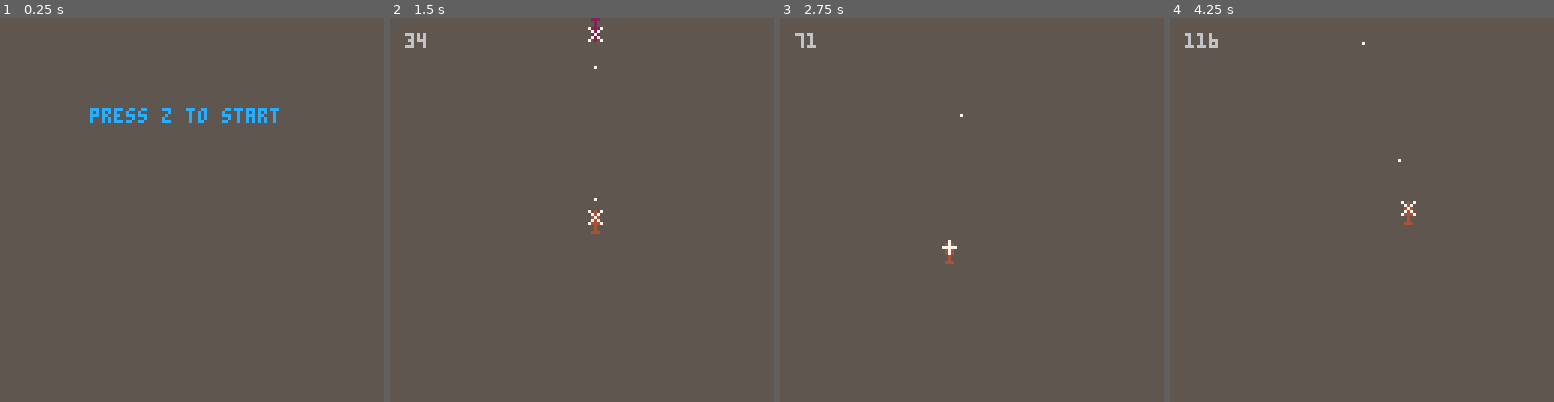
Above: before the commit, frames 1-4 (left to right).
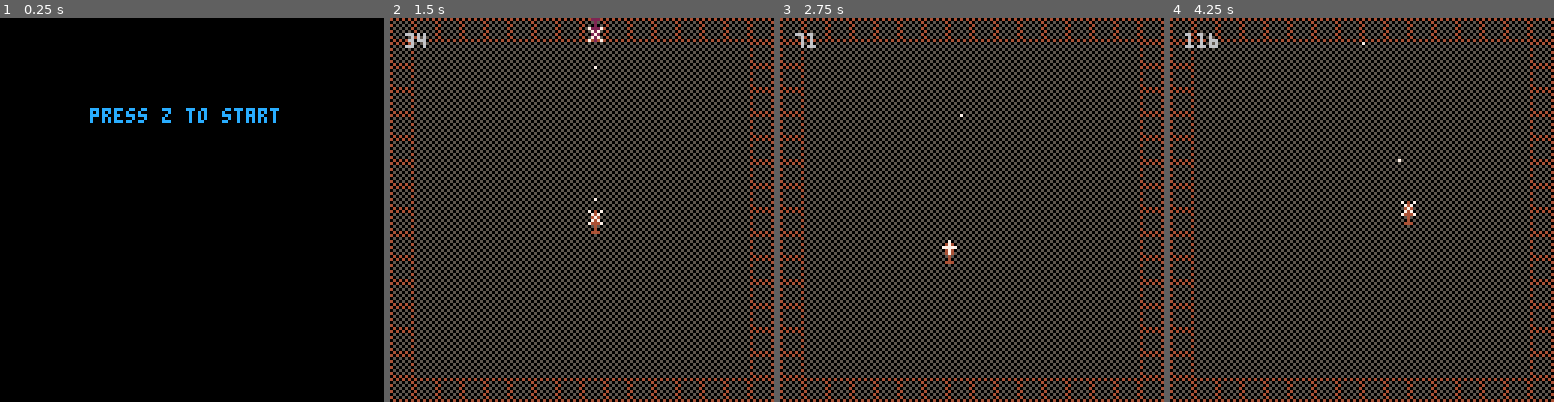
Above: after the commit, the same moments.

Repository: zothynine/heli
Game: PICO-8 cartridge heli.p8
The game is run twice, just before and just after one commit, with the same random seed, the same clock (stepped at 60 frames per second) and the same inputs.
Inputs:
- Up to frame 1 (0.25 s): no input
- Up to frame 2 (1.5 s): tap O (Z key) at 0.33, 0.7, 1.43 s
- Up to frame 3 (2.75 s): hold Left 1.97-2.37 s; tap O (Z key) at 2.22 s; hold Down from 2.42 s (still down)
- Up to frame 4 (4.25 s): release Down at 2.82 s; hold Right 2.87-3.53 s; tap O (Z key) at 3.1, 3.98 s; hold Up 3.58-4.08 s; hold Right from 4.13 s (still down)

The runs differ from the first frame. In frame 1, 99% of the frame differs, in the area x 0-100%, y 0-100%; in frame 2, 55%; in frame 3, 55%; in frame 4, 55%.

Commit message:
Draw a map and use camera

Diff:
--- a/heli.p8
+++ b/heli.p8
@@ -1,7 +1,9 @@
 pico-8 cartridge // http://www.pico-8.com
 version 8
 __lua__
-timer = 0;
+timer = 0
+camx = 0
+camy = 0
 
 heli = {
 	x = 64,
@@ -27,13 +29,14 @@
 end
 
 function draw_start()
-	rectfill(0,0,127,127,5)
+    cls()
 	print("press z to start",30,30,12)
 end
 
 --game
 function start_game()
 	cls()
+    camera()
 	sfx(1,1)
 	music(0,100,2)
 	heli.x = 64
@@ -79,7 +82,10 @@
 end
 
 function draw_game()
-	rectfill(0,0,127,127,5)
+	--rectfill(0,0,127,127,5)
+    cls()
+    camera()
+    map(0,0,0,0,16,16)
 	print(timer,5,5,6)
 	heli:animate()
 	spr(heli.sprite, heli.x, heli.y)
@@ -165,14 +171,14 @@
 _draw = draw_start
 end
 __gfx__
-00007000007040700007000000000000000000000000000000000000000000000000000000000000000000000000000000000000000000000000000000000000
-00047400000747000000000000000000000000000000000000000000000000000000000000000000000000000000000000000000000000000000000000000000
-00777770000474000000000000000000000000000000000000000000000000000000000000000000000000000000000000000000000000000000000000000000
-00047400000747000000000000000000000000000000000000000000000000000000000000000000000000000000000000000000000000000000000000000000
-00047400007444700000000000000000000000000000000000000000000000000000000000000000000000000000000000000000000000000000000000000000
-00004000000040000000000000000000000000000000000000000000000000000000000000000000000000000000000000000000000000000000000000000000
-00004000000040000000000000000000000000000000000000000000000000000000000000000000000000000000000000000000000000000000000000000000
-00044400000444000000000000000000000000000000000000000000000000000000000000000000000000000000000000000000000000000000000000000000
+00007000007040700007000050505050404040400000000000000000000000000000000000000000000000000000000000000000000000000000000000000000
+00047400000747000000000005050505050505040000000000000000000000000000000000000000000000000000000000000000000000000000000000000000
+00777770000474000000000050505050405050500000000000000000000000000000000000000000000000000000000000000000000000000000000000000000
+00047400000747000000000005050505050505040000000000000000000000000000000000000000000000000000000000000000000000000000000000000000
+00047400007444700000000050505050405050500000000000000000000000000000000000000000000000000000000000000000000000000000000000000000
+00004000000040000000000005050505050505040000000000000000000000000000000000000000000000000000000000000000000000000000000000000000
+00004000000040000000000050505050405050500000000000000000000000000000000000000000000000000000000000000000000000000000000000000000
+00044400000444000000000005050505040404040000000000000000000000000000000000000000000000000000000000000000000000000000000000000000
 00022200000222000000000000000000000000000000000000000000000000000000000000000000000000000000000000000000000000000000000000000000
 00002000000020000000000000000000000000000000000000000000000000000000000000000000000000000000000000000000000000000000000000000000
 00002000000020000000000000000000000000000000000000000000000000000000000000000000000000000000000000000000000000000000000000000000
@@ -297,165 +303,165 @@
 0000000000000000000000000000000000000000000000000000000000000000000000000000000000000000000000000000000000000000000000000000000000000000000000000000000000000000000000000000000000000000000000000000000000000000000000000000000000000000000000000000000000000000
 0000000000000000000000000000000000000000000000000000000000000000000000000000000000000000000000000000000000000000000000000000000000000000000000000000000000000000000000000000000000000000000000000000000000000000000000000000000000000000000000000000000000000000
 __map__
-0000000000000000000000000000000000000000000000000000000000000000000000000000000000000000000000000000000000000000000000000000000000000000000000000000000000000000000000000000000000000000000000000000000000000000000000000000000000000000000000000000000000000000
-0000000000000000000000000000000000000000000000000000000000000000000000000000000000000000000000000000000000000000000000000000000000000000000000000000000000000000000000000000000000000000000000000000000000000000000000000000000000000000000000000000000000000000
-0000000000000000000000000000000000000000000000000000000000000000000000000000000000000000000000000000000000000000000000000000000000000000000000000000000000000000000000000000000000000000000000000000000000000000000000000000000000000000000000000000000000000000
-0000000000000000000000000000000000000000000000000000000000000000000000000000000000000000000000000000000000000000000000000000000000000000000000000000000000000000000000000000000000000000000000000000000000000000000000000000000000000000000000000000000000000000
-0000000000000000000000000000000000000000000000000000000000000000000000000000000000000000000000000000000000000000000000000000000000000000000000000000000000000000000000000000000000000000000000000000000000000000000000000000000000000000000000000000000000000000
-0000000000000000000505050505050500000000000000000000000000000000000000000000000000000000000000000000000000000000000000000000000000000000000000000000000000000000000000000000000000000000000000000000000000000000000000000000000000000000000000000000000000000000
-0000000000000000000000000000000000000000000000000000000000000000000000000000000000000000000000000000000000000000000000000000000000000000000000000000000000000000000000000000000000000000000000000000000000000000000000000000000000000000000000000000000000000000
-0505050505050505050000000000000000000000000000000000000000000000000000000000000000000000000000000000000000000000000000000000000000000000000000000000000000000000000000000000000000000000000000000000000000000000000000000000000000000000000000000000000000000000
-0000000000000000000000000000000000000000000000000000000000000000000000000000000000000000000000000000000000000000000000000000000000000000000000000000000000000000000000000000000000000000000000000000000000000000000000000000000000000000000000000000000000000000
-0000000000000000000000000000000000000000000000000000000000000000000000000000000000000000000000000000000000000000000000000000000000000000000000000000000000000000000000000000000000000000000000000000000000000000000000000000000000000000000000000000000000000000
-0000000000000000000000000000000000000000000000000000000000000000000000000000000000000000000000000000000000000000000000000000000000000000000000000000000000000000000000000000000000000000000000000000000000000000000000000000000000000000000000000000000000000000
-0000000000000000000000000000000000000000000000000000000000000000000000000000000000000000000000000000000000000000000000000000000000000000000000000000000000000000000000000000000000000000000000000000000000000000000000000000000000000000000000000000000000000000
-0000000000000000000000000000000000000000000000000000000000000000000000000000000000000000000000000000000000000000000000000000000000000000000000000000000000000000000000000000000000000000000000000000000000000000000000000000000000000000000000000000000000000000
-0000000000000000000000000000000000000000000000000000000000000000000000000000000000000000000000000000000000000000000000000000000000000000000000000000000000000000000000000000000000000000000000000000000000000000000000000000000000000000000000000000000000000000
-0000000000000000000000000000000000000000000000000000000000000000000000000000000000000000000000000000000000000000000000000000000000000000000000000000000000000000000000000000000000000000000000000000000000000000000000000000000000000000000000000000000000000000
-0000000000000000000000000000000000000000000000000000000000000000000000000000000000000000000000000000000000000000000000000000000000000000000000000000000000000000000000000000000000000000000000000000000000000000000000000000000000000000000000000000000000000000
-0000000000000000000000000000000000000000000000000000000000000000000000000000000000000000000000000000000000000000000000000000000000000000000000000000000000000000000000000000000000000000000000000000000000000000000000000000000000000000000000000000000000000000
-0000000000000000000000000000000000000000000000000000000000000000000000000000000000000000000000000000000000000000000000000000000000000000000000000000000000000000000000000000000000000000000000000000000000000000000000000000000000000000000000000000000000000000
-0000000000000000000000000000000000000000000000000000000000000000000000000000000000000000000000000000000000000000000000000000000000000000000000000000000000000000000000000000000000000000000000000000000000000000000000000000000000000000000000000000000000000000
-0000000000000000000000000000000000000000000000000000000000000000000000000000000000000000000000000000000000000000000000000000000000000000000000000000000000000000000000000000000000000000000000000000000000000000000000000000000000000000000000000000000000000000
-0000000000000000000000000000000000000000000000000000000000000000000000000000000000000000000000000000000000000000000000000000000000000000000000000000000000000000000000000000000000000000000000000000000000000000000000000000000000000000000000000000000000000000
-0000000000000000000000000000000000000000000000000000000000000000000000000000000000000000000000000000000000000000000000000000000000000000000000000000000000000000000000000000000000000000000000000000000000000000000000000000000000000000000000000000000000000000
-0000000000000000000000000000000000000000000000000000000000000000000000000000000000000000000000000000000000000000000000000000000000000000000000000000000000000000000000000000000000000000000000000000000000000000000000000000000000000000000000000000000000000000
-0000000000000000000000000000000000000000000000000000000000000000000000000000000000000000000000000000000000000000000000000000000000000000000000000000000000000000000000000000000000000000000000000000000000000000000000000000000000000000000000000000000000000000
-0000000000000000000000000000000000000000000000000000000000000000000000000000000000000000000000000000000000000000000000000000000000000000000000000000000000000000000000000000000000000000000000000000000000000000000000000000000000000000000000000000000000000000
-0000000000000000000000000000000000000000000000000000000000000000000000000000000000000000000000000000000000000000000000000000000000000000000000000000000000000000000000000000000000000000000000000000000000000000000000000000000000000000000000000000000000000000
-0000000000000000000000000000000000000000000000000000000000000000000000000000000000000000000000000000000000000000000000000000000000000000000000000000000000000000000000000000000000000000000000000000000000000000000000000000000000000000000000000000000000000000
-0000000000000000000000000000000000000000000000000000000000000000000000000000000000000000000000000000000000000000000000000000000000000000000000000000000000000000000000000000000000000000000000000000000000000000000000000000000000000000000000000000000000000000
-0000000000000000000000000000000000000000000000000000000000000000000000000000000000000000000000000000000000000000000000000000000000000000000000000000000000000000000000000000000000000000000000000000000000000000000000000000000000000000000000000000000000000000
-0000000000000000000000000000000000000000000000000000000000000000000000000000000000000000000000000000000000000000000000000000000000000000000000000000000000000000000000000000000000000000000000000000000000000000000000000000000000000000000000000000000000000000
-0000000000000000000000000000000000000000000000000000000000000000000000000000000000000000000000000000000000000000000000000000000000000000000000000000000000000000000000000000000000000000000000000000000000000000000000000000000000000000000000000000000000000000
-0000000000000000000000000000000000000000000000000000000000000000000000000000000000000000000000000000000000000000000000000000000000000000000000000000000000000000000000000000000000000000000000000000000000000000000000000000000000000000000000000000000000000000
-…(130 lines of a section not shown)…
+0404040404040404040404040404040412000000000000000000000000000000000000000000000000000000000000000000000000000000000000000000000000000000000000000000000000000000000000000000000000000000000000000000000000000000000000000000000000000000000000000000000000000000
+0403030303030303030303030303030412000000000000000000000000000000000000000000000000000000000000000000000000000000000000000000000000000000000000000000000000000000000000000000000000000000000000000000000000000000000000000000000000000000000000000000000000000000
+0403030303030303030303030303030412000000000000000000000000000000000000000000000000000000000000000000000000000000000000000000000000000000000000000000000000000000000000000000000000000000000000000000000000000000000000000000000000000000000000000000000000000000
+0403030303030303030303030303030412000000000000000000000000000000000000000000000000000000000000000000000000000000000000000000000000000000000000000000000000000000000000000000000000000000000000000000000000000000000000000000000000000000000000000000000000000000
+0403030303030303030303030303030412000000000000000000000000000000000000000000000000000000000000000000000000000000000000000000000000000000000000000000000000000000000000000000000000000000000000000000000000000000000000000000000000000000000000000000000000000000
+0403030303030303030303030303030412000000000000000000000000000000000000000000000000000000000000000000000000000000000000000000000000000000000000000000000000000000000000000000000000000000000000000000000000000000000000000000000000000000000000000000000000000000
+0403030303030303030303030303030412000000000000000000000000000000000000000000000000000000000000000000000000000000000000000000000000000000000000000000000000000000000000000000000000000000000000000000000000000000000000000000000000000000000000000000000000000000
+0403030303030303030303030303030412000000000000000000000000000000000000000000000000000000000000000000000000000000000000000000000000000000000000000000000000000000000000000000000000000000000000000000000000000000000000000000000000000000000000000000000000000000
+0403030303030303030303030303030412000000000000000000000000000000000000000000000000000000000000000000000000000000000000000000000000000000000000000000000000000000000000000000000000000000000000000000000000000000000000000000000000000000000000000000000000000000
+0403030303030303030303030303030412000000000000000000000000000000000000000000000000000000000000000000000000000000000000000000000000000000000000000000000000000000000000000000000000000000000000000000000000000000000000000000000000000000000000000000000000000000
+0403030303030303030303030303030412000000000000000000000000000000000000000000000000000000000000000000000000000000000000000000000000000000000000000000000000000000000000000000000000000000000000000000000000000000000000000000000000000000000000000000000000000000
+0403030303030303030303030303030412000000000000000000000000000000000000000000000000000000000000000000000000000000000000000000000000000000000000000000000000000000000000000000000000000000000000000000000000000000000000000000000000000000000000000000000000000000
+0403030303030303030303030303030412000000000000000000000000000000000000000000000000000000000000000000000000000000000000000000000000000000000000000000000000000000000000000000000000000000000000000000000000000000000000000000000000000000000000000000000000000000
+0403030303030303030303030303030412000000000000000000000000000000000000000000000000000000000000000000000000000000000000000000000000000000000000000000000000000000000000000000000000000000000000000000000000000000000000000000000000000000000000000000000000000000
+0403030303030303030303030303030412000000000000000000000000000000000000000000000000000000000000000000000000000000000000000000000000000000000000000000000000000000000000000000000000000000000000000000000000000000000000000000000000000000000000000000000000000000
+0404040404040404040404040404040412000000000000000000000000000000000000000000000000000000000000000000000000000000000000000000000000000000000000000000000000000000000000000000000000000000000000000000000000000000000000000000000000000000000000000000000000000000
+0000000000000000000000000000000000000000000000000000000000000000000000000000000000000000000000000000000000000000000000000000000000000000000000000000000000000000000000000000000000000000000000000000000000000000000000000000000000000000000000000000000000000000
+0000000000000000000000000000000000000000000000000000000000000000000000000000000000000000000000000000000000000000000000000000000000000000000000000000000000000000000000000000000000000000000000000000000000000000000000000000000000000000000000000000000000000000
+0000000000000000000000000000000000000000000000000000000000000000000000000000000000000000000000000000000000000000000000000000000000000000000000000000000000000000000000000000000000000000000000000000000000000000000000000000000000000000000000000000000000000000
+0000000000000000000000000000000000000000000000000000000000000000000000000000000000000000000000000000000000000000000000000000000000000000000000000000000000000000000000000000000000000000000000000000000000000000000000000000000000000000000000000000000000000000
+0000000000000000000000000000000000000000000000000000000000000000000000000000000000000000000000000000000000000000000000000000000000000000000000000000000000000000000000000000000000000000000000000000000000000000000000000000000000000000000000000000000000000000
+0000000000000000000000000000000000000000000000000000000000000000000000000000000000000000000000000000000000000000000000000000000000000000000000000000000000000000000000000000000000000000000000000000000000000000000000000000000000000000000000000000000000000000
+0000000000000000000000000000000000000000000000000000000000000000000000000000000000000000000000000000000000000000000000000000000000000000000000000000000000000000000000000000000000000000000000000000000000000000000000000000000000000000000000000000000000000000
+0000000000000000000000000000000000000000000000000000000000000000000000000000000000000000000000000000000000000000000000000000000000000000000000000000000000000000000000000000000000000000000000000000000000000000000000000000000000000000000000000000000000000000
+0000000000000000000000000000000000000000000000000000000000000000000000000000000000000000000000000000000000000000000000000000000000000000000000000000000000000000000000000000000000000000000000000000000000000000000000000000000000000000000000000000000000000000
+0000000000000000000000000000000000000000000000000000000000000000000000000000000000000000000000000000000000000000000000000000000000000000000000000000000000000000000000000000000000000000000000000000000000000000000000000000000000000000000000000000000000000000
+0000000000000000000000000000000000000000000000000000000000000000000000000000000000000000000000000000000000000000000000000000000000000000000000000000000000000000000000000000000000000000000000000000000000000000000000000000000000000000000000000000000000000000
+0000000000000000000000000000000000000000000000000000000000000000000000000000000000000000000000000000000000000000000000000000000000000000000000000000000000000000000000000000000000000000000000000000000000000000000000000000000000000000000000000000000000000000
+0000000000000000000000000000000000000000000000000000000000000000000000000000000000000000000000000000000000000000000000000000000000000000000000000000000000000000000000000000000000000000000000000000000000000000000000000000000000000000000000000000000000000000
+0000000000000000000000000000000000000000000000000000000000000000000000000000000000000000000000000000000000000000000000000000000000000000000000000000000000000000000000000000000000000000000000000000000000000000000000000000000000000000000000000000000000000000
+0000000000000000000000000000000000000000000000000000000000000000000000000000000000000000000000000000000000000000000000000000000000000000000000000000000000000000000000000000000000000000000000000000000000000000000000000000000000000000000000000000000000000000
+0000000000000000000000000000000000000000000000000000000000000000000000000000000000000000000000000000000000000000000000000000000000000000000000000000000000000000000000000000000000000000000000000000000000000000000000000000000000000000000000000000000000000000
+…(130 lines of a section not shown)…
